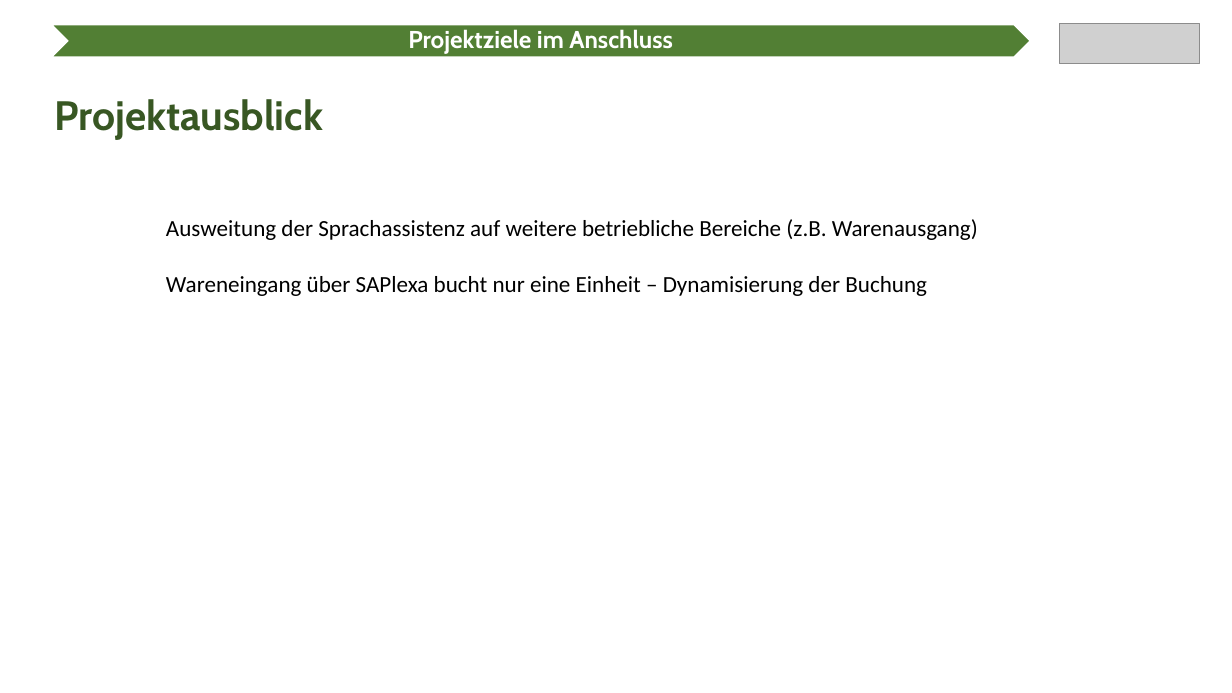
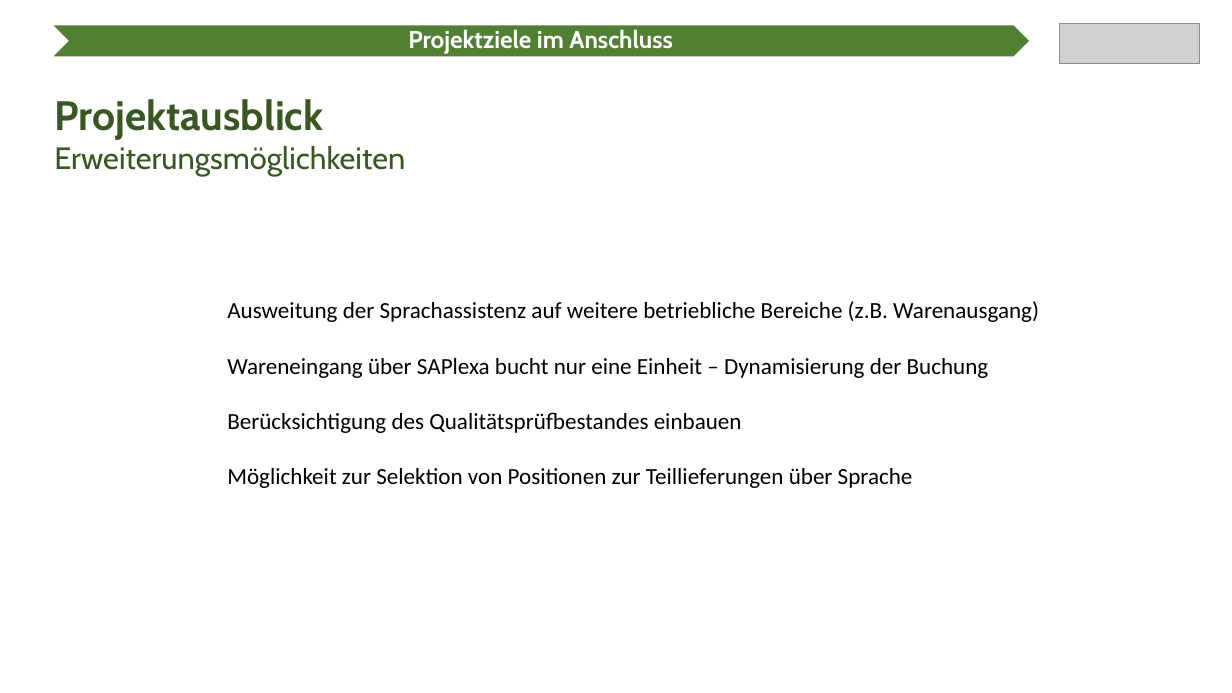
Before and after one commit to Ratoh/SAPLEXA, a slide deck: slide 18 of CavallaroAngelo/Präsentation Wahlmodulvorstellung/SAPlexa Präsentation.pptx (slide 19 before the commit). Drawn at 1232x693 pixels with LibreOffice and Linux fonts; fonts in the diff are those of the drawing; grey boxes stand for pictures. Boxes give left, top, right and bottom in pixels: in the first picture for what was removed or moved away, otherwise in the second. Text is boxed around its words. In the diff, an @@ line names an element or a change of style, - is before the commit and + after.

```diff
--- a/CavallaroAngelo/Präsentation Wahlmodulvorstellung/SAPlexa Präsentation.pptx
+++ b/CavallaroAngelo/Präsentation Wahlmodulvorstellung/SAPlexa Präsentation.pptx
@@ text at bbox=[54, 99, 405, 175]: text changed; size 32 to 24 pt; bold off @@
-Projektausblick
+Projektausblick
+Erweiterungsmöglichkeiten
@@ text "Ausweitung der Sprachassistenz auf weitere ...": place and size @@
-text "Ausweitung der Sprachassistenz auf weitere ..." at bbox=[166, 219, 978, 296]
+text "Ausweitung der Sprachassistenz auf weitere ..." at bbox=[227, 301, 1039, 488]
@@ text at bbox=[227, 412, 913, 488]: paragraphs added @@
+Berücksichtigung des Qualitätsprüfbestandes einbauen
+Möglichkeit zur Selektion von Positionen zur Teillieferungen über Sprache
```
Also in this commit, not shown: 14 other slides changed, 2 slides added, 3 slides removed.
